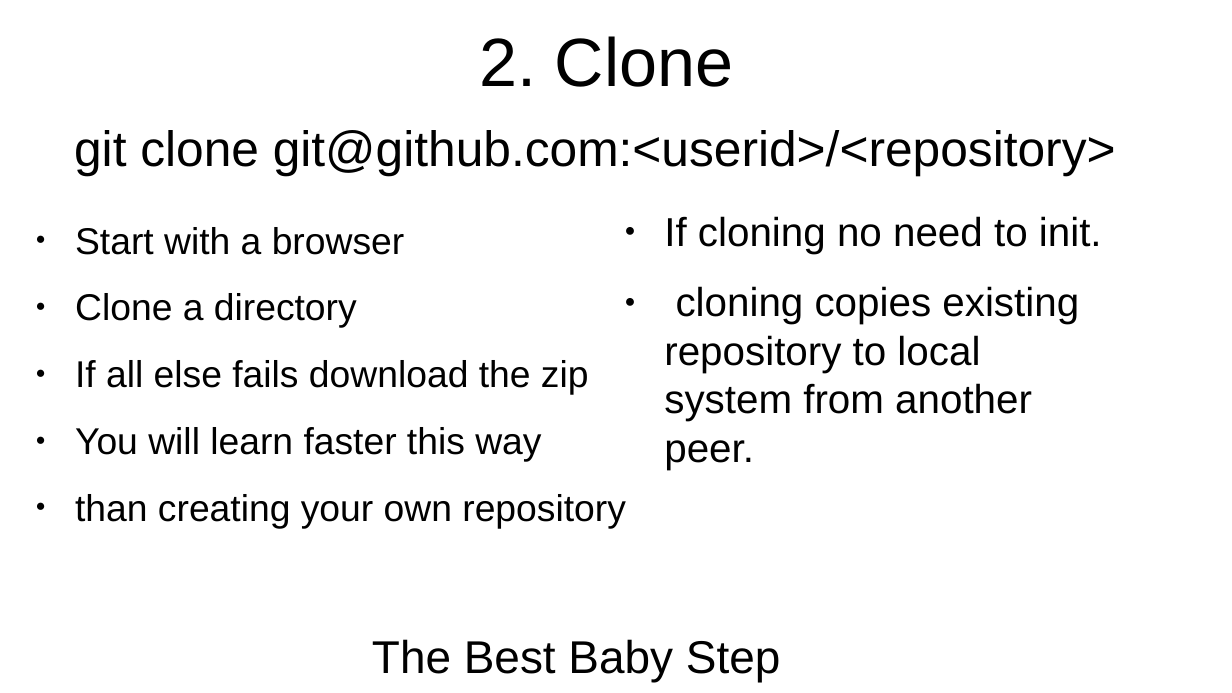
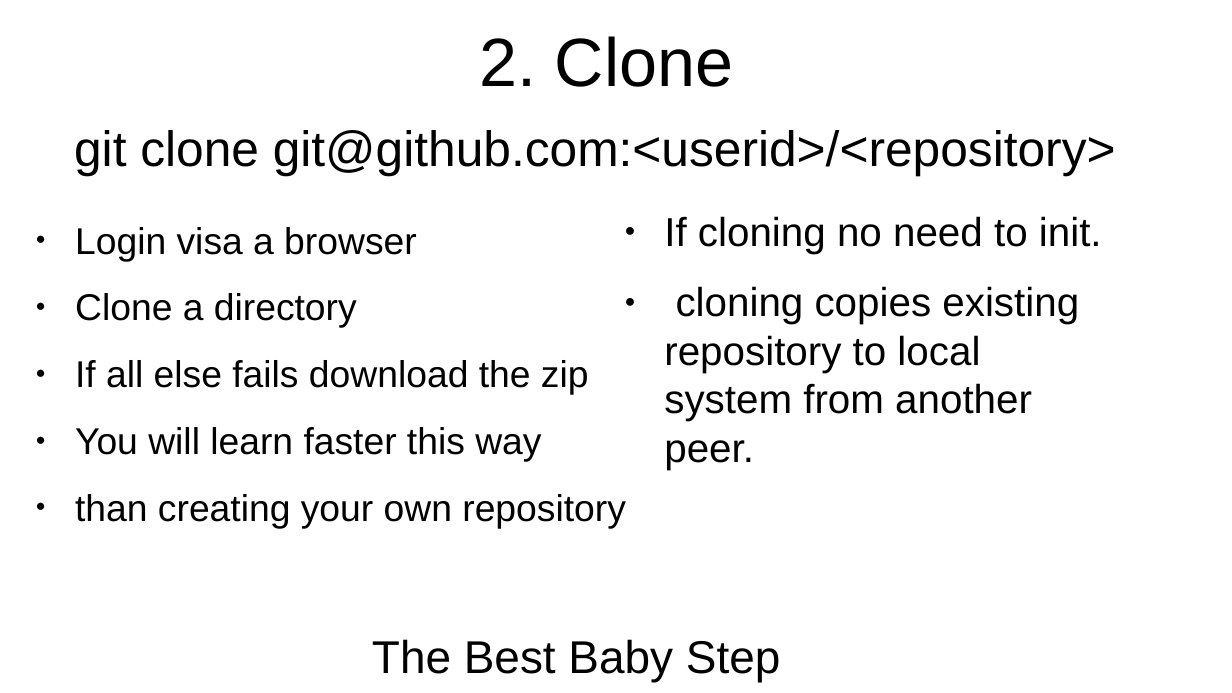
Before and after one commit to flintiii/TenStatementGit, a slide deck: slide 22 of vm_workshop_presentation.odp. Drawn at 1232x693 pixels with LibreOffice and Linux fonts; fonts in the diff are those of the drawing. Boxes give left, top, right and bottom in pixels: in the first picture for what was removed or moved away, otherwise in the second. Text is boxed around its words. In the diff, an @@ line names an element or a change of style, - is before the commit and + after.

```diff
--- a/vm_workshop_presentation.odp
+++ b/vm_workshop_presentation.odp
@@ text at bbox=[75, 227, 417, 261]: text changed @@
-● Start with a browser
+● Login visa a browser
```
Also in this commit, not shown: 6 other slides changed.
